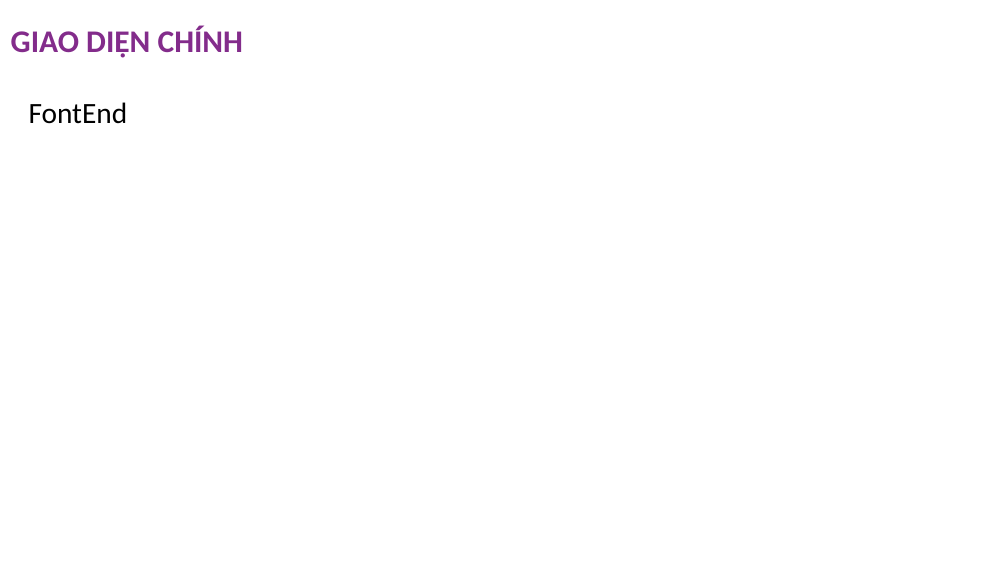
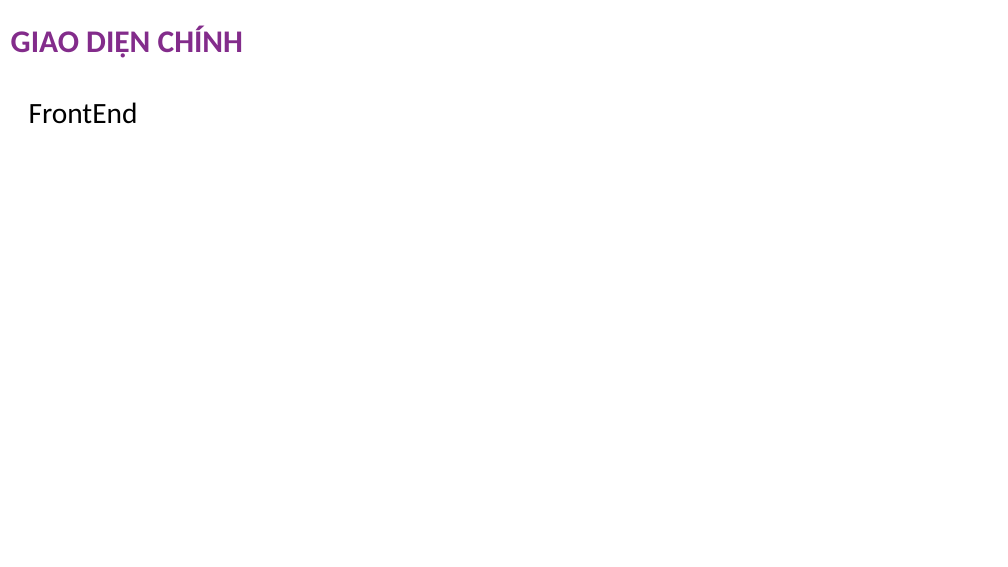
Before and after one commit to Kutelata/Big_Mart, a slide deck: slide 10 of Document/BigMart_Slide.pptx. Drawn at 1008x567 pixels with LibreOffice and Linux fonts; fonts in the diff are those of the drawing; background and template pictures are left out. Boxes give left, top, right and bottom in pixels: in the first picture for what was removed or moved away, otherwise in the second. Text is boxed around its words. In the diff, an @@ line names an element or a change of style, - is before the commit and + after.

```diff
--- a/Document/BigMart_Slide.pptx
+++ b/Document/BigMart_Slide.pptx
@@ text at <box>29,102,138,124</box>: text changed @@
-FontEnd
+FrontEnd
```
Also in this commit, not shown: 6 other slides changed, 6 other files.
